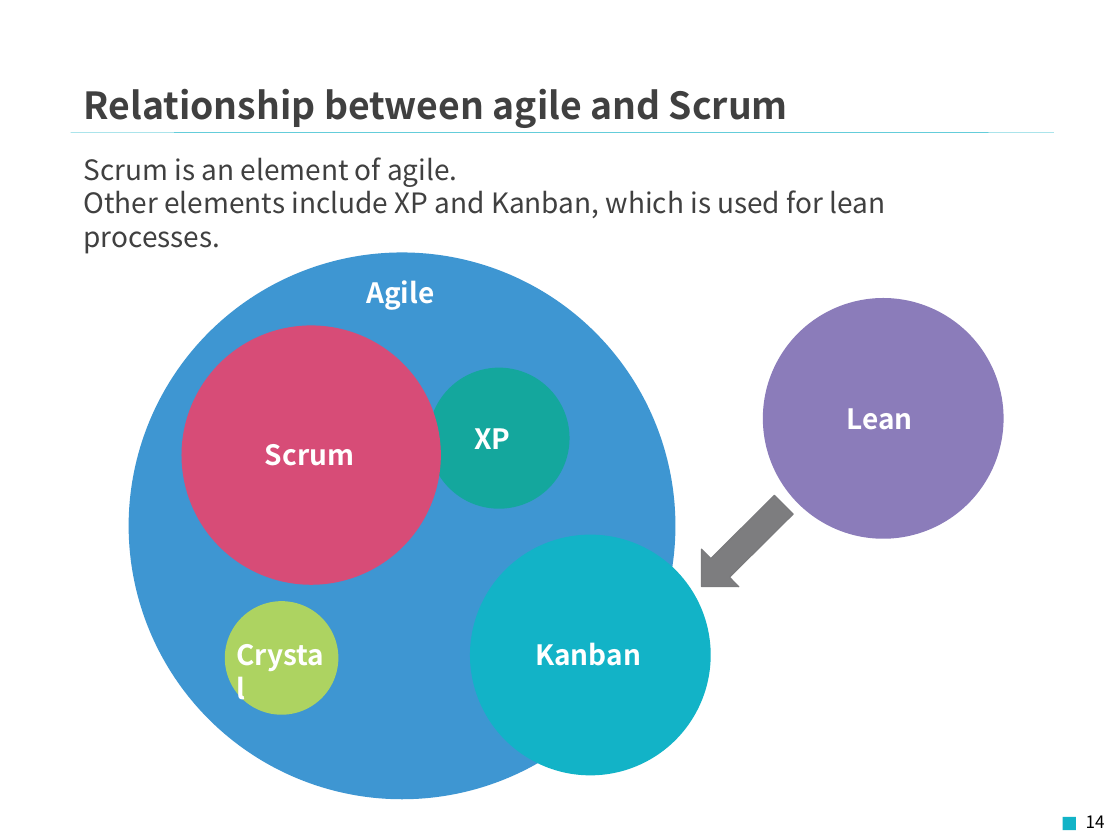
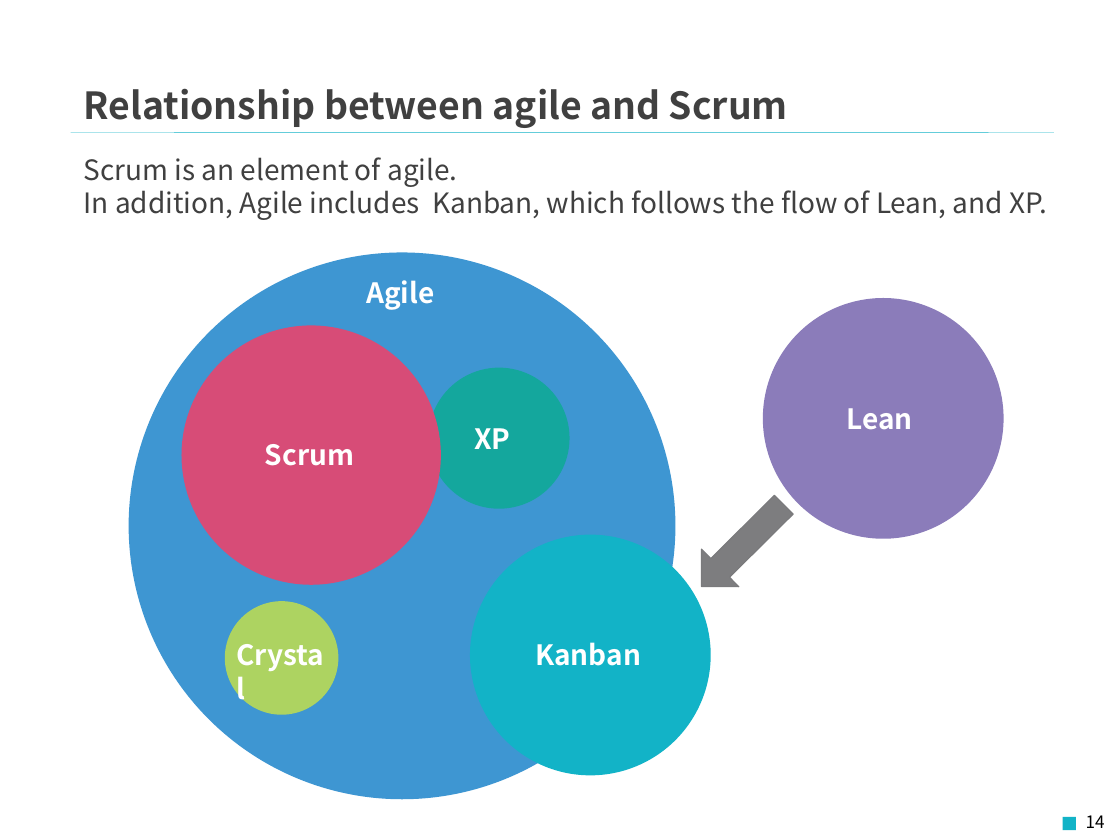
Before and after one commit to Fintan-contents/introduction-to-scrum, a slide deck: slide 14 of en/docs/Introduction_to_Scrum.pptx. Drawn at 1120x840 pixels with LibreOffice and Linux fonts; fonts in the diff are those of the drawing; background and template pictures are left out. Boxes give left, top, right and bottom in pixels: in the first picture for what was removed or moved away, otherwise in the second. Text is boxed around its words. In the diff, an @@ line names an element or a change of style, - is before the commit and + after.

```diff
--- a/en/docs/Introduction_to_Scrum.pptx
+++ b/en/docs/Introduction_to_Scrum.pptx
@@ text at <box>84,185,1047,220</box>: text changed @@
-Other elements include XP and Kanban, which is used for lean processes.
+In addition, Agile includes Kanban, which follows the flow of Lean, and XP.
```
Also in this commit, not shown: 22 other slides changed, 1 other file.
